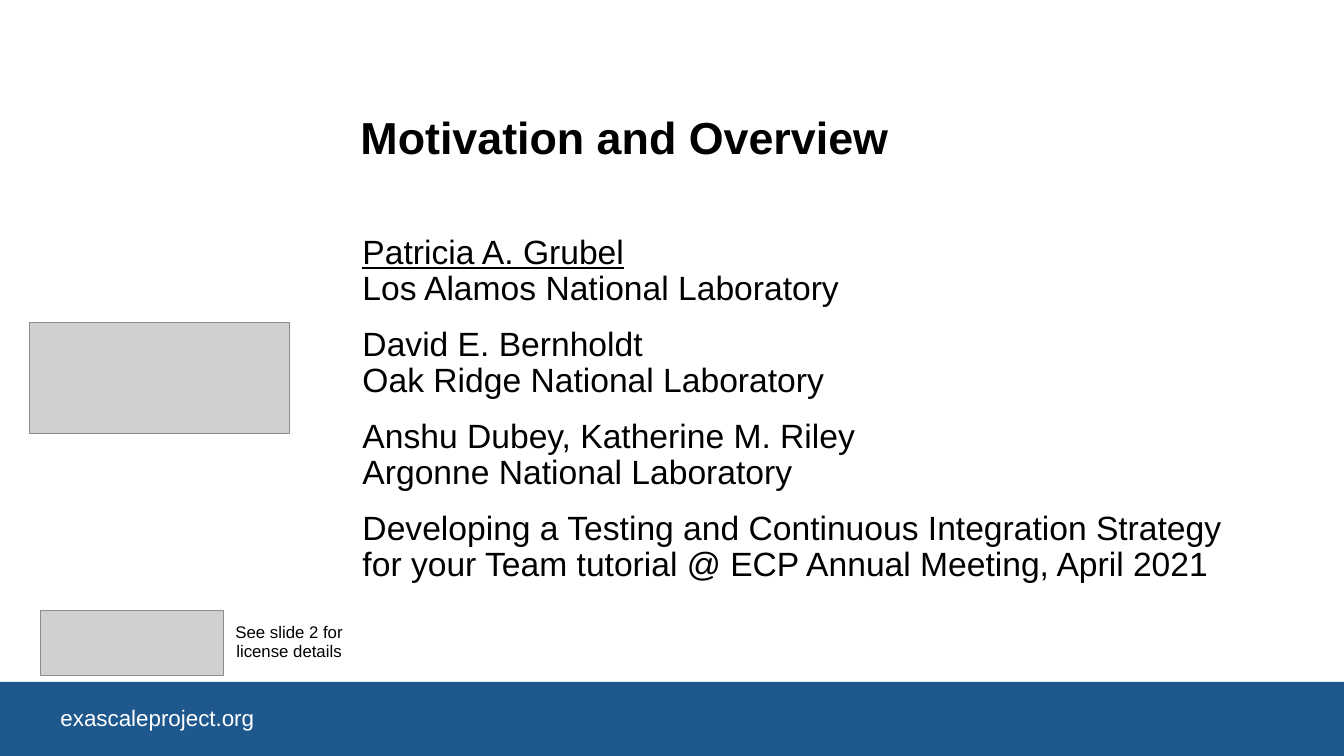
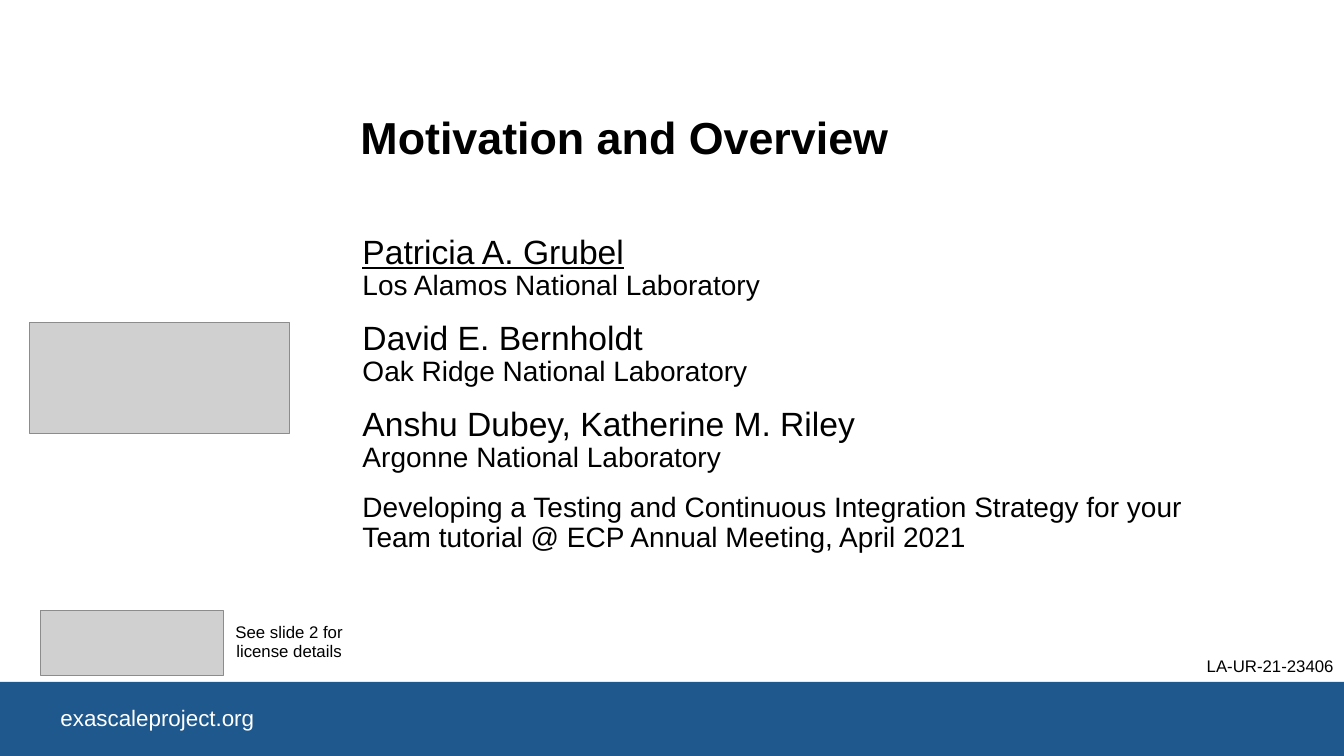
Before and after one commit to bssw-tutorial/presentations, a slide deck: slide 1 of final-presentations/2021-04-12-ecpam/01-overview.pptx. Drawn at 1344x756 pixels with LibreOffice and Linux fonts; fonts in the diff are those of the drawing; grey boxes stand for pictures; background and template pictures are left out. Boxes give left, top, right and bottom in pixels: in the first picture for what was removed or moved away, otherwise in the second. Text is boxed around its words. In the diff, an @@ line names an element or a change of style, - is before the commit and + after.

Commit message:
Updates for ECP AM tutorial

```diff
--- a/final-presentations/2021-04-12-ecpam/01-overview.pptx
+++ b/final-presentations/2021-04-12-ecpam/01-overview.pptx
@@ subtitle "Patricia A. Grubel Los Alamos ..." at (x1=362, y1=239, x2=1182, y2=552): size 24 to 20 pt in "Los Alamos National Laboratory", "Oak Ridge National Laboratory", "Argonne National Laboratory", "Developing a Testing and Continuous Integration Strategy ..." @@
@@ text added at (x1=1207, y1=660, x2=1334, y2=672), 12 pt, text #000000 @@
+LA-UR-21-23406
```
Also in this commit, not shown: 1 other slide changed, 1 slide added, 3 other files.
